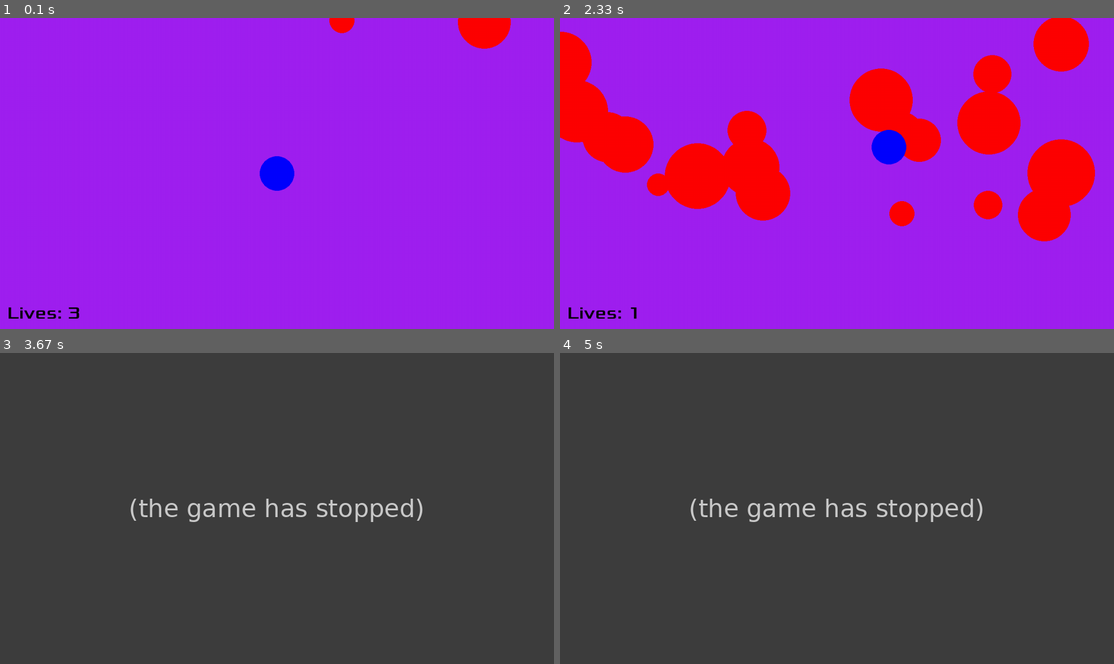
Above: before the commit, frames 1-4 (two rows, left to right).
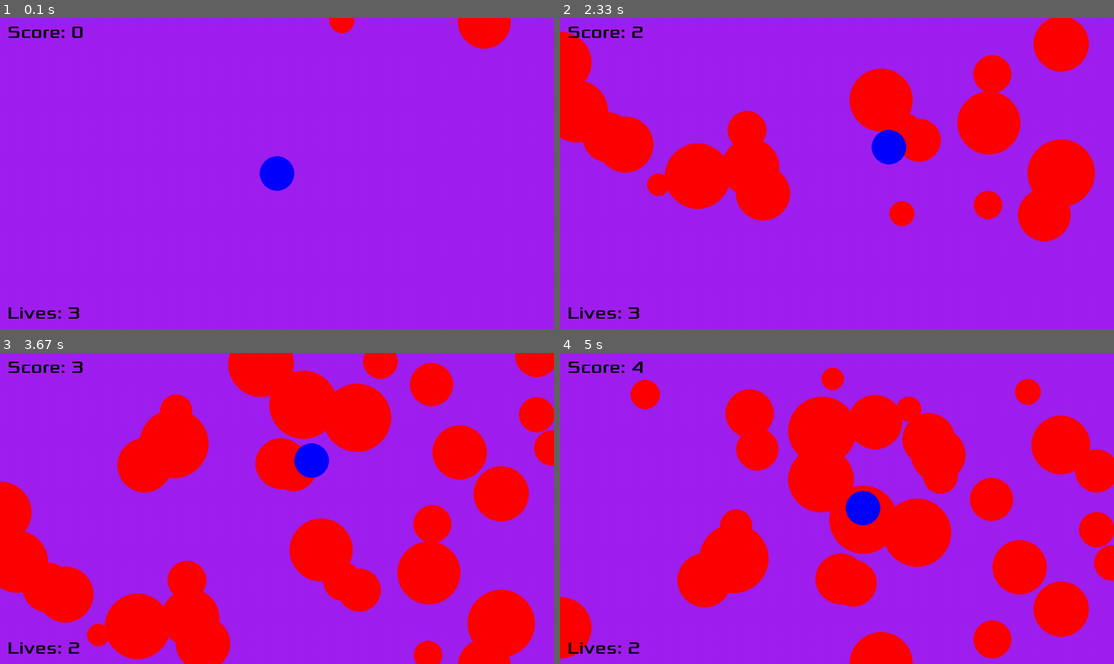
Above: after the commit, the same moments.

Repository: C-Liddell/pygame
Game: pygame game, started from Code/main.py
The game is run twice, just before and just after one commit, with the same random seed, the same clock (stepped at 60 frames per second) and the same inputs.
Inputs:
- Up to frame 1 (0.1 s): no input
- Up to frame 2 (2.33 s): hold D 0.33-0.8 s; hold W 0.83-1.13 s; hold D 1.17-1.63 s; hold A 1.67-2.2 s; hold S from 2.23 s (still down)
- Up to frame 3 (3.67 s): release S at 2.53 s; hold A 2.57-2.97 s; hold W 3-3.37 s; hold D from 3.4 s (still down)
- Up to frame 4 (5 s): release D at 4.03 s; hold S 4.07-4.43 s; hold A 4.47-4.93 s; hold D from 4.97 s (still down)

The runs differ from the first frame. In frame 1, 0.2% of the frame differs, in the area x 1-15%, y 2-7%; in frame 2, 0.3%; in frame 3, 100%, in the area x 0-100%, y 0-100%; in frame 4, 100%.
Before the commit the program exited at 3.3 s; later frames show no game.

Commit message:
Added score counter, and reworked hit cooldown.

Diff:
--- a/Code/main.py
+++ b/Code/main.py
@@ -13,6 +13,10 @@
 
 clock = pygame.time.Clock()
 dt = 0
+frameCounter = 0
+iFrameCounter = 0
+
+score = 0
 
 font = pygame.freetype.Font("Xolonium-Regular.ttf", 40)
 
@@ -73,7 +77,7 @@
     return spikes
 
 
-def hitDetection(player, spikes):
+def hitDetection(player, spikes, iFrameCounter):
     player_hitbox = pygame.Rect(player.pos.x - 28, player.pos.y - 28, 56, 56)
     #pygame.draw.rect(screen, "yellow", player_hitbox)
     for spike in spikes:
@@ -81,11 +85,11 @@
         spike_hitbox = pygame.Rect(spike.pos.x - size/2, spike.pos.y - size/2, size, size)
         #pygame.draw.rect(screen, "yellow", spike_hitbox)
         if pygame.Rect.colliderect(player_hitbox, spike_hitbox):
-            if pygame.time.get_ticks() > player.next_hit_time:
+            if iFrameCounter >= 180:
                 screen.fill("pink")
                 player.lives -= 1
-                player.next_hit_time = pygame.time.get_ticks() + 1000
-    return player
+                iFrameCounter = 0
+    return player, iFrameCounter
 
 
 
@@ -99,15 +103,23 @@
     dt = clock.tick(60) / 1000
     screen.fill("purple")
 
+    iFrameCounter += 1
+
+    frameCounter += 1
+    if frameCounter == 60:
+        score += 1
+        frameCounter = 0
+
 
     spikes = spikeSpawner(spikes, width)
     spikes = spikeController(spikes, dt, height)
 
     player = playerController(player, dt, width, height)
-    player = hitDetection(player, spikes)
+    player, iFrameCounter = hitDetection(player, spikes, iFrameCounter)
 
 
     font.render_to(screen, (20, height - 50), str(f"Lives: {player.lives}"))
+    font. render_to(screen, (20, 20), str(f"Score: {score}"))
 
 
     pygame.display.flip()
